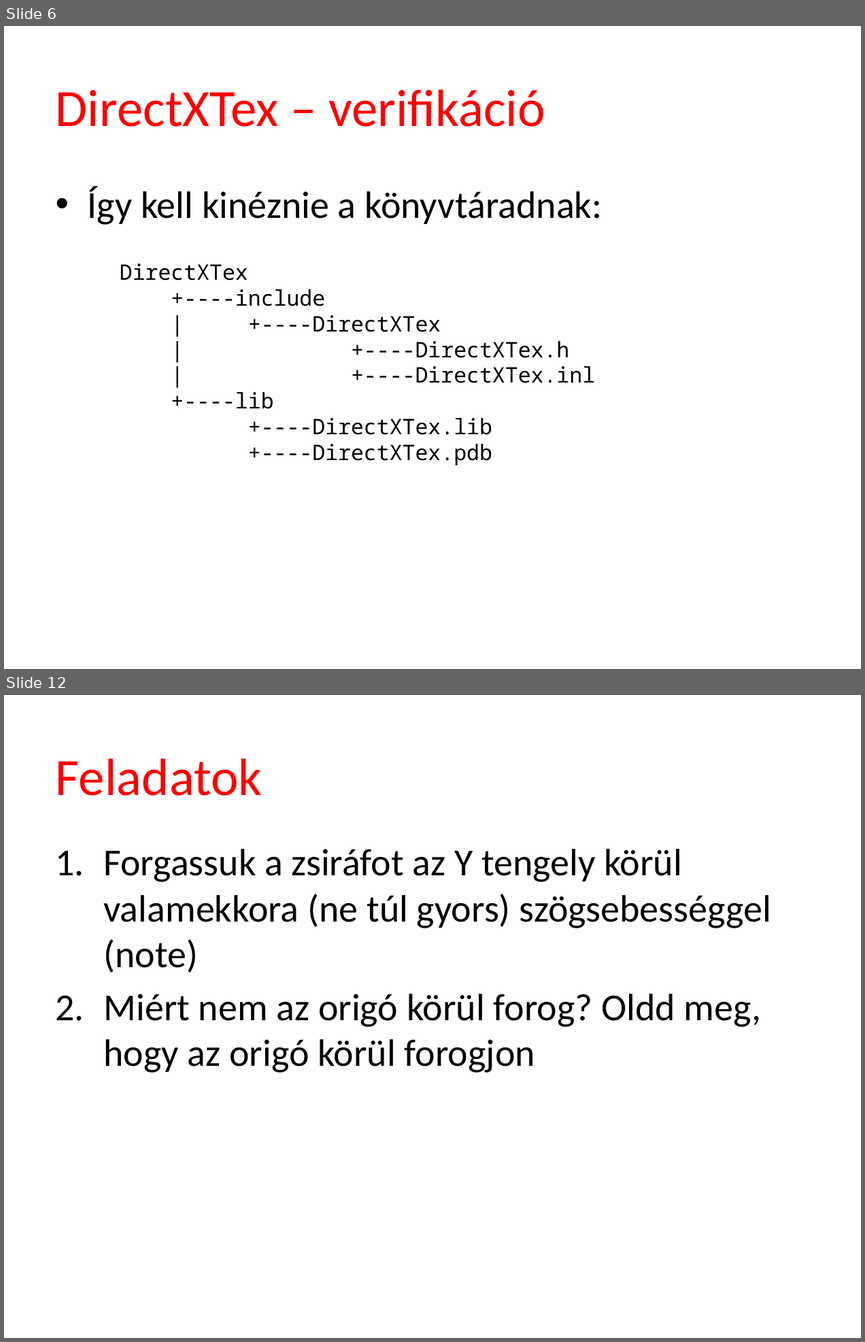
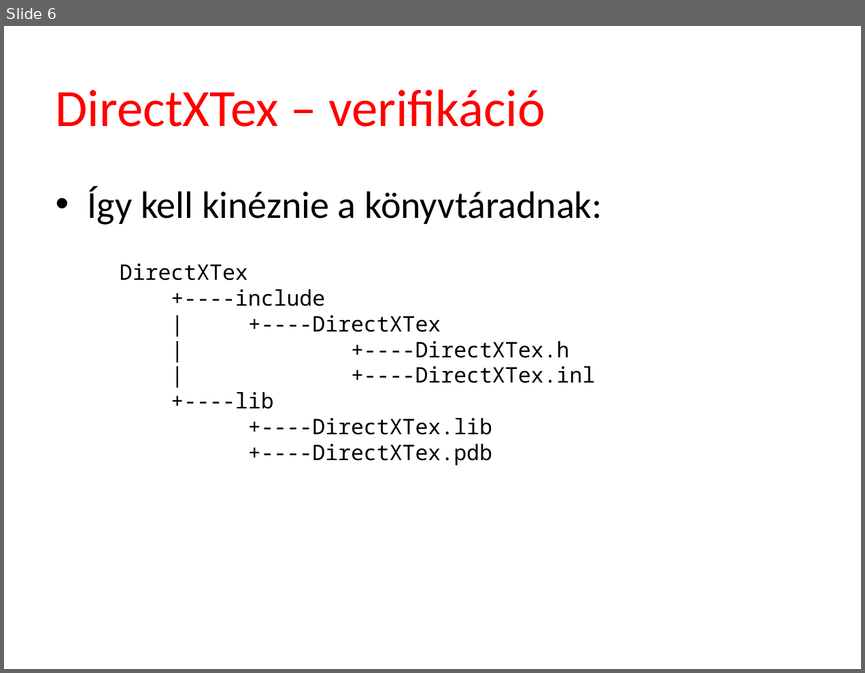
Before and after one commit to tyekx/dx12, a slide deck: Slides/ggl004-Textures.pptx. Shown one above the other, each under a label of ours: slides 6 and 12 before the commit, slide 6 after it; the slides between them are not shown. The pictures are 865x1342 and 865x673 pixels, drawn with LibreOffice and Linux fonts; fonts in the diff are those of the drawing; background and template pictures are left out. Boxes give left, top, right and bottom in pixels: in the first picture for what was removed or moved away, otherwise in the second. Text is boxed around its words. In the diff, an @@ line names an element or a change of style, - is before the commit and + after.

```diff
--- a/Slides/ggl004-Textures.pptx
+++ b/Slides/ggl004-Textures.pptx
@@ slide 12 removed at [4,695,861,1338], background #FFFFFF @@
@@ title removed at [56,758,262,796] @@
-Feladatok
@@ text removed at [103,849,771,1072] @@
-1. Forgassuk a zsiráfot az Y tengely körül valamekkora (ne túl gyors) szögsebességgel (note)
-2. Miért nem az origó körül forog? Oldd meg, hogy az origó körül forogjon
```
Also in this commit, not shown: 2 slides changed, 15 other slides removed.
